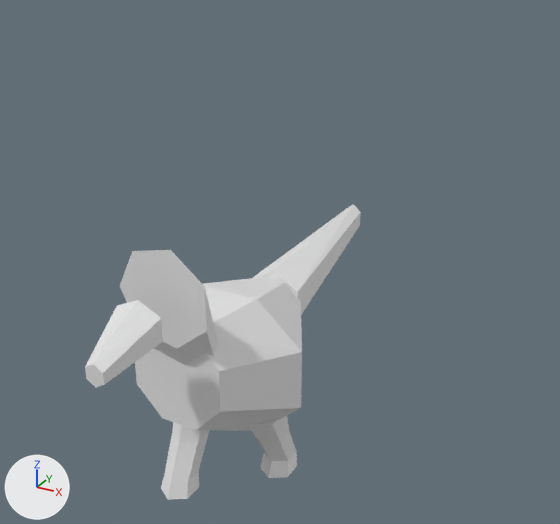
A saved change to the OBJ model data/animals/sabia/walk/2.obj.
The view is the same before and after, from a camera (50 mm lens) standing at (0.431, -0.659, 0.635) and looking at (0.032, 0.065, 0.273). Lighting does not change. The marker at lower left points along +X, +Y and +Z. The older version comes first. Where no turn or scale is listed for an object, it has been applied to the vertices.

In view in the first picture: 'sabia_walk_2'.
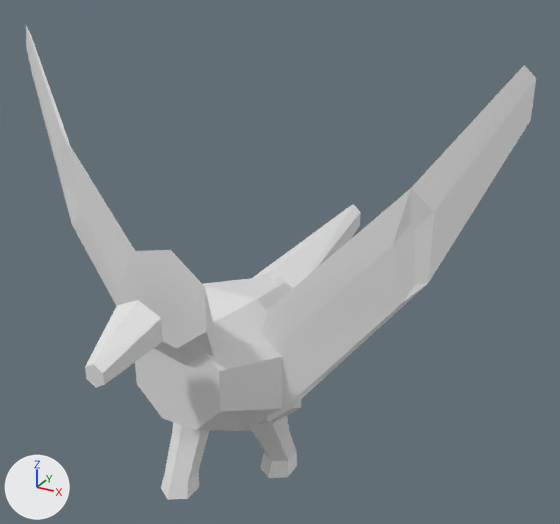
Changed parts and their boxes [x1, y1, x2, y2] in the pictures (560 x 524 px):
'sabia_walk_2', reshaped (84% wider, 60% taller): before [85, 204, 361, 500]; after [26, 26, 536, 500]
part 1 of me_sabia_walk_2, added: after [26, 26, 135, 306]
part 2 of me_sabia_walk_2, added: after [261, 65, 536, 423]

What the commit changed:
me_sabia_walk_2 is used by ob_sabia_walk_2; location (0.0, 0.0, 0.0).
me_sabia_walk_2 had 122 vertices, 220 faces and spanned x -0.096..0.096, y -0.224..0.306, z 0.0..0.35.
me_sabia_walk_2 now has 156 vertices, 280 faces and spans x -0.3..0.299, y -0.224..0.306, z 0.0..0.523.
me_sabia_walk_2 part 1: a new loose piece of 17 vertices spanning x -0.3..-0.057, y -0.03..0.036, z 0.119..0.523.
me_sabia_walk_2 part 2: a new loose piece of 17 vertices spanning x 0.052..0.299, y -0.031..0.036, z 0.119..0.523.
